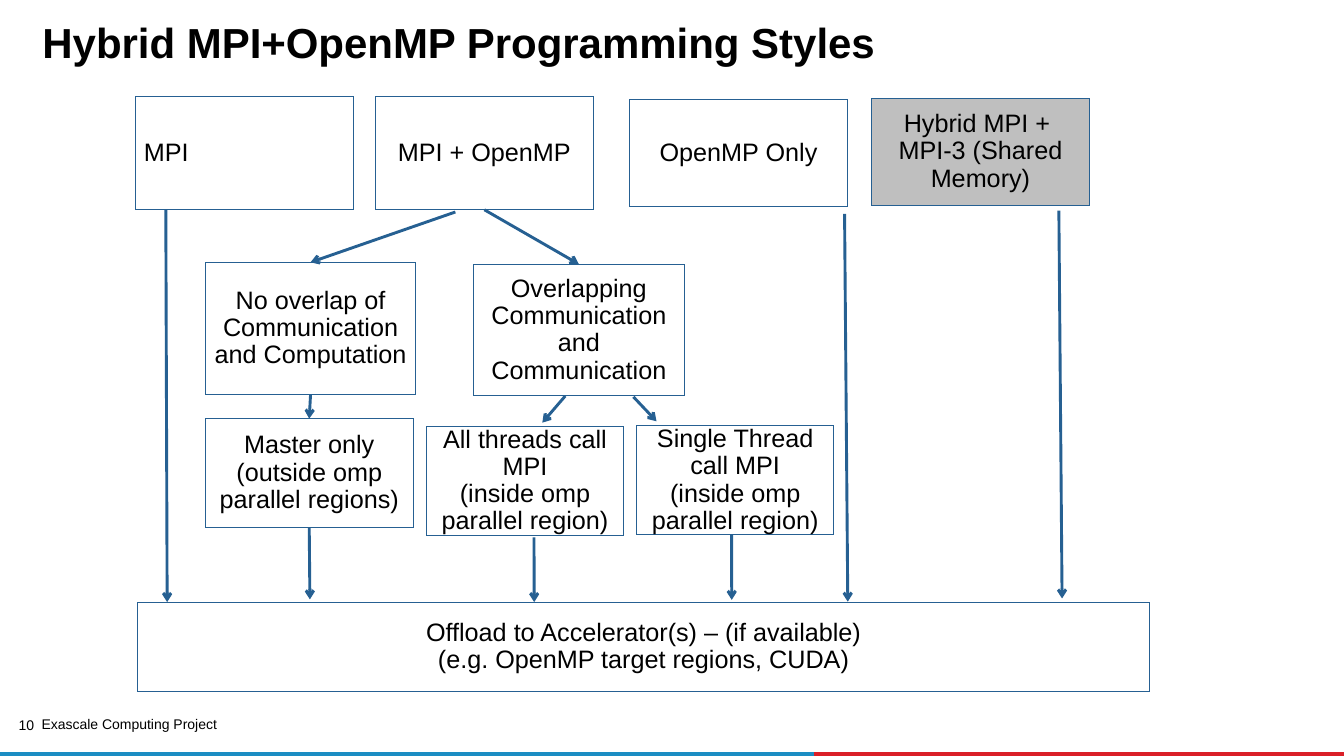
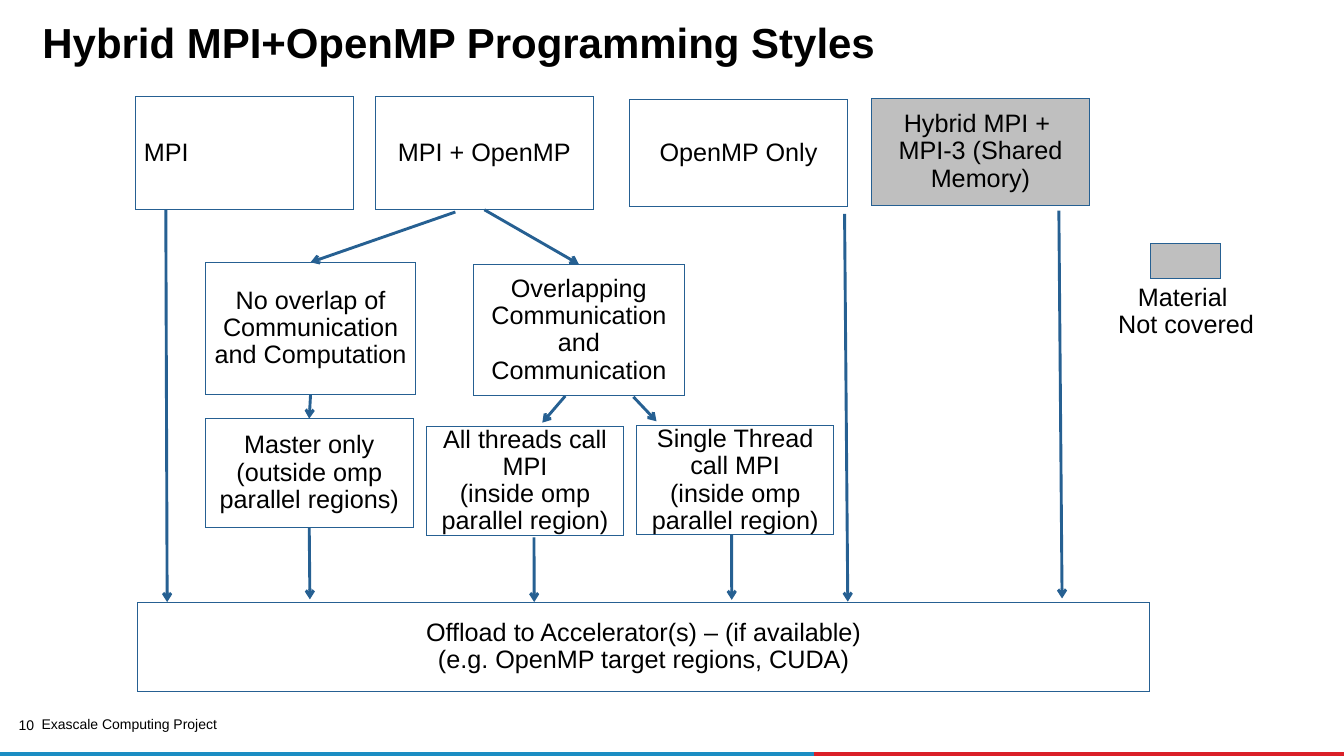
Before and after one commit to kongm/ecp-openmp-material, a slide deck: slide 10 of MPI-OpenMP-tutorial.pptx. Drawn at 1344x756 pixels with LibreOffice and Linux fonts; fonts in the diff are those of the drawing; background and template pictures are left out. Boxes give left, top, right and bottom in pixels: in the first picture for what was removed or moved away, otherwise in the second. Text is boxed around its words. In the diff, an @@ line names an element or a change of style, - is before the commit and + after.

```diff
--- a/MPI-OpenMP-tutorial.pptx
+++ b/MPI-OpenMP-tutorial.pptx
@@ rectangle added at box(1151, 244, 1221, 279), fill #BFBFBF, outline #266092 0.75 pt @@
@@ text added at box(1118, 287, 1254, 334), 18 pt, text #000000 @@
+Material
+Not covered
```
Also in this commit, not shown: 14 other slides changed, 16 slides added, 2 slides removed.
